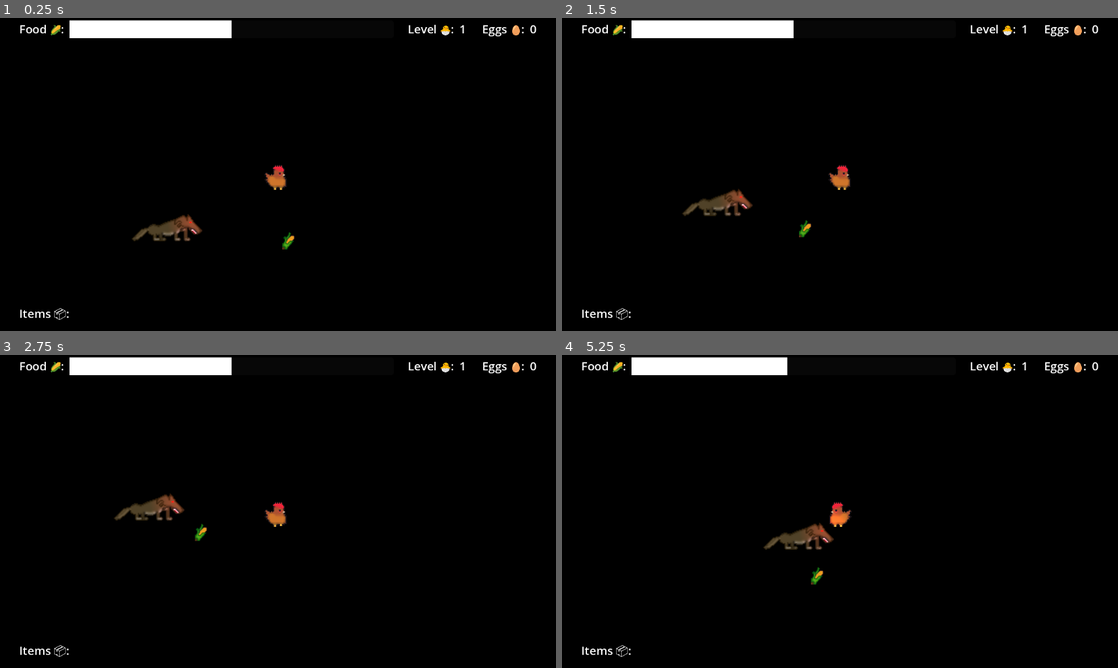
Above: before the commit, frames 1-4 (two rows, left to right).
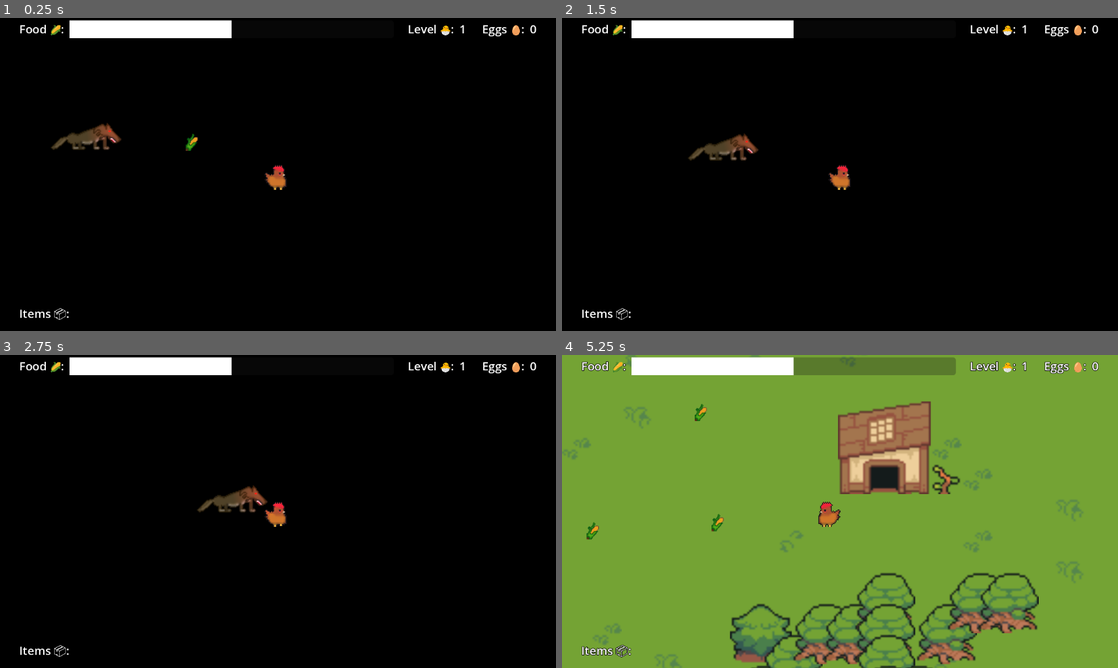
Above: after the commit, the same moments.

Repository: jackfruitgames/chickeeen
Game: Godot game, scene res://scenes/testscene/testscene.tscn
The game is run twice, just before and just after one commit, with the same random seed, the same clock (stepped at 60 frames per second) and the same inputs. This scene is started directly instead of the project's main scene.
Inputs (mouse positions are in pixels of both pictures, inside the frame that each line leads up to):
- Up to frame 1 (0.25 s): no input
- Up to frame 2 (1.5 s): hold Right (move_right) 0.53-1.28 s; tap E (lay_egg) at 0.6 s; hold Down (move_down) from 1.28 s (still down); tap Q (shoot) at 1.35 s
- Up to frame 3 (2.75 s): release Down (move_down) at 2.03 s; hold Right (move_right) from 2.03 s (still down); tap Space (sprint) at 2.1 s
- Up to frame 4 (5.25 s): release Right (move_right) at 2.78 s; hold Up (move_up) 2.78-3.5 s; tap E (lay_egg) at 2.85 s; click (840, 527) at 3.5 s, where only the run after the commit has a clickable "Restart"; hold Left (move_left) from 4.28 s (still down); tap Q (shoot) at 4.35 s; tap Space (sprint) at 5.1 s

The runs differ from the first frame. In frame 1, 1.2% of the frame differs, in the area x 9-53%, y 33-74%; in frame 2, 1.2%; in frame 3, 1.2%; in frame 4, 98%, in the area x 0-100%, y 0-100%.
Error after the commit: Cannot call method 'change_scene_to_file' on a null value. (res://scenes/wolf/wolfCollider.gd:9)

Commit message:
Chicken is now hunted by wolf
Co-Authored-By: Benj Fassbind <randombenj@gmail.com>

Diff:
--- a/scenes/testscene/testFakes.gd
+++ b/scenes/testscene/testFakes.gd
@@ -3,3 +3,4 @@
 func _ready():
 	# prevent wolfes from disappearing
 	GameState.is_night = true
+	GameState.level = 1
--- a/scenes/testscene/testscene.tscn
+++ b/scenes/testscene/testscene.tscn
@@ -7,18 +7,19 @@
 [ext_resource type="PackedScene" uid="uid://80jawqck3m24" path="res://scenes/ui/ui.tscn" id="4_hf3ja"]
 
 [sub_resource type="NavigationPolygon" id="NavigationPolygon_h8x7c"]
-vertices = PackedVector2Array(210, 124, 211, 279, 60, 276, 62, 130)
+vertices = PackedVector2Array(792, 109, 794, 609, 44, 581, 62, 130)
 polygons = Array[PackedInt32Array]([PackedInt32Array(0, 1, 2, 3)])
-outlines = Array[PackedVector2Array]([PackedVector2Array(62, 130, 60, 276, 211, 279, 210, 124)])
+outlines = Array[PackedVector2Array]([PackedVector2Array(62, 130, 44, 581, 794, 609, 792, 109)])
 
 [node name="testscene" type="Node2D"]
 script = ExtResource("1_pnaqn")
 
 [node name="NavigationRegion2D" type="NavigationRegion2D" parent="."]
+position = Vector2(1, 0)
 navigation_polygon = SubResource("NavigationPolygon_h8x7c")
 
 [node name="chicken" parent="." instance=ExtResource("1_ko0ko")]
-position = Vector2(200, 200)
+position = Vector2(250, 251)
 
 [node name="Camera2D" type="Camera2D" parent="chicken"]
 zoom = Vector2(4, 4)
--- a/scenes/wolf/movement.gd
+++ b/scenes/wolf/movement.gd
@@ -1,6 +1,8 @@
 extends NavigationAgent2D
 
-const SPEED := 900
+var rng = RandomNumberGenerator.new()
+
+const SPEED := 2000
 const REACH_DISTANCE = 200
 
 var player = null
@@ -22,6 +24,6 @@
 			var next_direction = get_next_path_position()
 			var current_enemy_position = wolf.global_position
 			var target_direction = (next_direction - current_enemy_position).normalized()
-			wolf.velocity = target_direction * (SPEED * delta)
+			wolf.velocity = target_direction * ((SPEED + rng.randi_range(100, 2000)) * delta)
 			get_parent().get_node("Sprite2D").flip_h = target_direction.x < 0
 			wolf.move_and_slide()
Not shown: 1 places in scenes/ui/ui.tscn that only renumber resources
